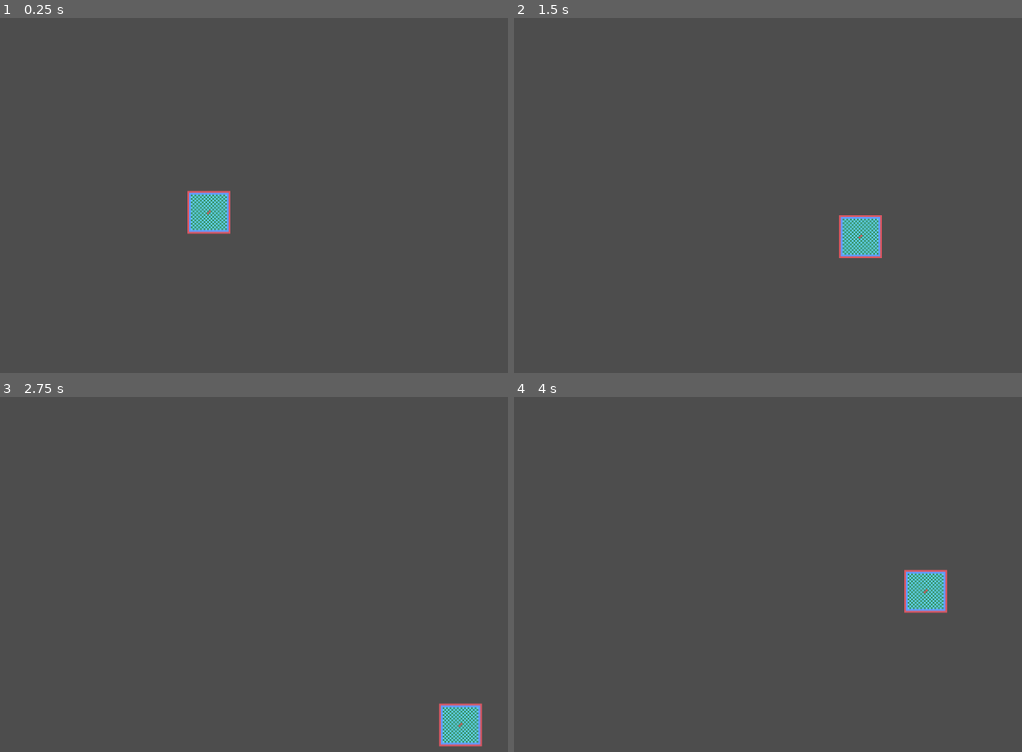
Above: before the commit, frames 1-4 (two rows, left to right).
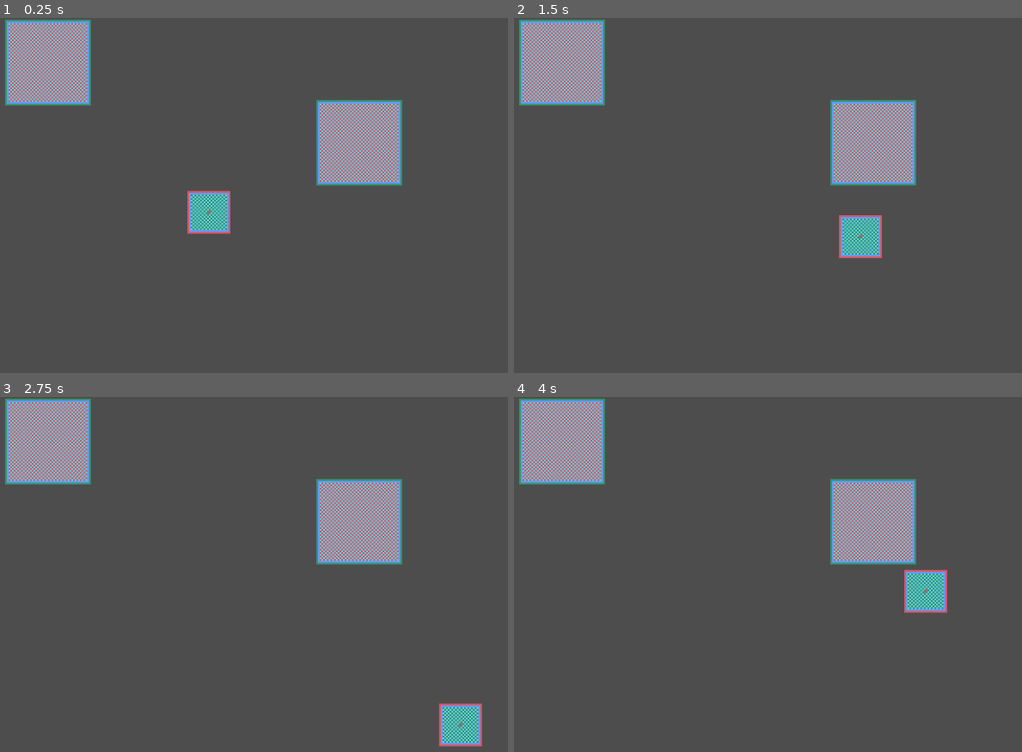
Above: after the commit, the same moments.

Repository: Laquinh/hell-duck-game
Game: Godot game, scene res://main.tscn
Same seed, same stepped clock (60 frames per second), same inputs: the game is played once before the commit and once after it.
Inputs:
- Up to frame 1 (0.25 s): no input
- Up to frame 2 (1.5 s): tap Enter at 0.5 s; hold Right (move_right) 0.53-1.28 s; hold Down (move_down) from 1.28 s (still down)
- Up to frame 3 (2.75 s): release Down (move_down) at 2.03 s; hold Right (move_right) from 2.03 s (still down)
- Up to frame 4 (4 s): release Right (move_right) at 2.78 s; hold Up (move_up) 2.78-3.53 s; hold Left (move_left) from 3.53 s (still down)

The runs differ from the first frame. In frame 1, 8.2% of the frame differs, in the area x 1-80%, y 0-48%; in frame 2, 8.2%; in frame 3, 8.2%; in frame 4, 8.2%.

Commit message:
Add furniture

Diff:
--- /dev/null
+++ b/furniture/furniture.tscn
@@ -0,0 +1,14 @@
+[gd_scene load_steps=3 format=3 uid="uid://qs60hkstdfot"]
+
+[ext_resource type="Texture2D" uid="uid://caopn1qhf0t3k" path="res://furniture/furniture.png" id="1_fugw3"]
+
+[sub_resource type="RectangleShape2D" id="RectangleShape2D_7ohkw"]
+size = Vector2(48, 48)
+
+[node name="Furniture" type="Area2D"]
+
+[node name="Sprite2D" type="Sprite2D" parent="."]
+texture = ExtResource("1_fugw3")
+
+[node name="CollisionShape2D" type="CollisionShape2D" parent="."]
+shape = SubResource("RectangleShape2D_7ohkw")
--- a/main.tscn
+++ b/main.tscn
@@ -1,6 +1,7 @@
-[gd_scene load_steps=2 format=3 uid="uid://brk25ygn7iwxb"]
+[gd_scene load_steps=3 format=3 uid="uid://brk25ygn7iwxb"]
 
 [ext_resource type="PackedScene" uid="uid://d1gpphkbcphic" path="res://player/player.tscn" id="1_ig7tw"]
+[ext_resource type="PackedScene" uid="uid://qs60hkstdfot" path="res://furniture/furniture.tscn" id="2_0xm2m"]
 
 [node name="Node2D" type="Node2D"]
 
@@ -9,3 +10,9 @@
 
 [node name="Camera2D" type="Camera2D" parent="."]
 zoom = Vector2(3, 3)
+
+[node name="Furniture" parent="." instance=ExtResource("2_0xm2m")]
+position = Vector2(90, -38)
+
+[node name="Furniture2" parent="." instance=ExtResource("2_0xm2m")]
+position = Vector2(-84, -83)
--- a/player/player.tscn
+++ b/player/player.tscn
@@ -4,8 +4,10 @@
 [ext_resource type="Texture2D" uid="uid://dylpn1fstocga" path="res://player/ghost.png" id="2_onrkg"]
 
 [sub_resource type="RectangleShape2D" id="RectangleShape2D_sh265"]
+size = Vector2(24, 24)
 
 [node name="Player" type="CharacterBody2D"]
+z_index = 1
 script = ExtResource("1_4flbx")
 speed = 100.0
 
Binary file added: furniture/furniture.png
Not shown, added: furniture/furniture.png.import
